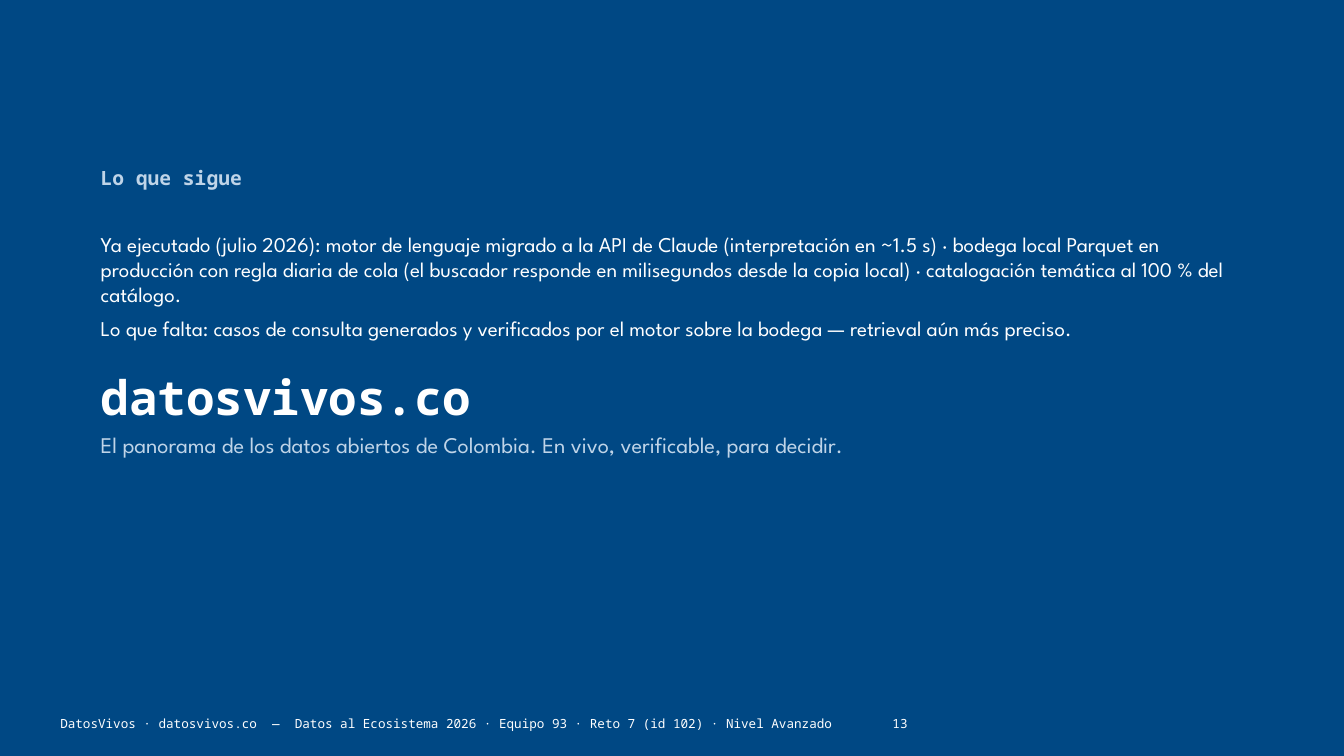
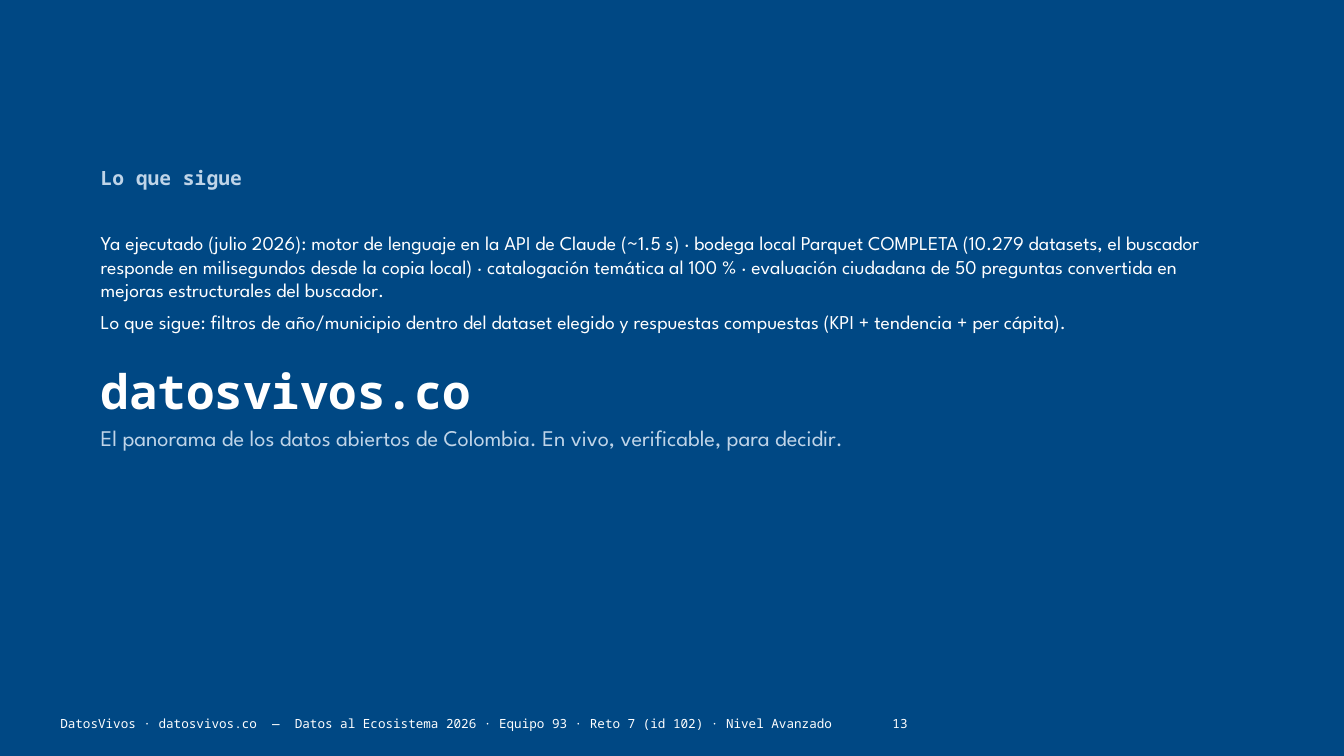
Before and after one commit to jsricop/DatosVivos, a slide deck: slide 13 of recursos/presentacion.pptx. Drawn at 1344x756 pixels with LibreOffice and Linux fonts; fonts in the diff are those of the drawing. Boxes give left, top, right and bottom in pixels: in the first picture for what was removed or moved away, otherwise in the second. Text is boxed around its words. In the diff, an @@ line names an element or a change of style, - is before the commit and + after.

```diff
--- a/recursos/presentacion.pptx
+++ b/recursos/presentacion.pptx
@@ text at (101,236,1199,334): text changed; size 15 to 14 pt @@
-Ya ejecutado (julio 2026): motor de lenguaje migrado a la API de Claude (interpretación en ~1.5 s) · bodega local Parquet en producción con regla diaria de cola (el buscador responde en milisegundos desde la copia local) · catalogación temática al 100 % del catálogo.
-Lo que falta: casos de consulta generados y verificados por el motor sobre la bodega — retrieval aún más preciso.
+Ya ejecutado (julio 2026): motor de lenguaje en la API de Claude (~1.5 s) · bodega local Parquet COMPLETA (10.279 datasets, el buscador responde en milisegundos desde la copia local) · catalogación temática al 100 % · evaluación ciudadana de 50 preguntas convertida en mejoras estructurales del buscador.
+Lo que sigue: filtros de año/municipio dentro del dataset elegido y respuestas compuestas (KPI + tendencia + per cápita).
```
Also in this commit, not shown: 1 other slide changed, 8 other files.
